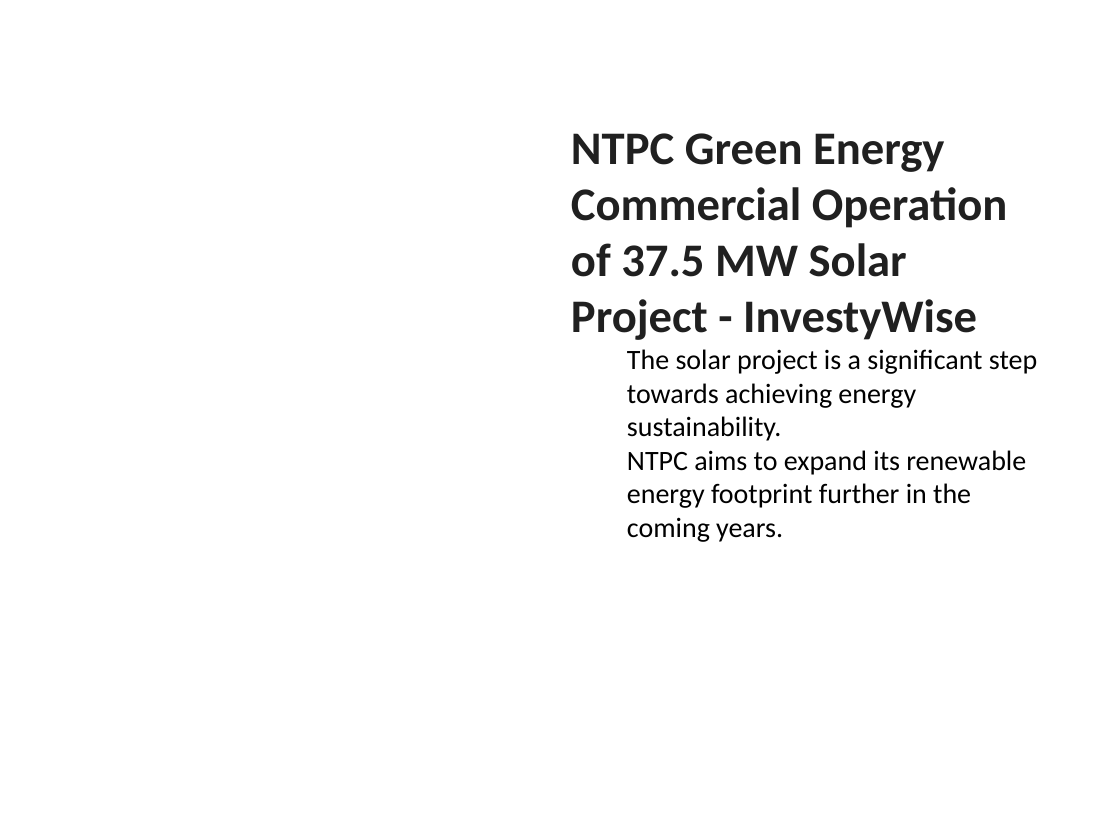
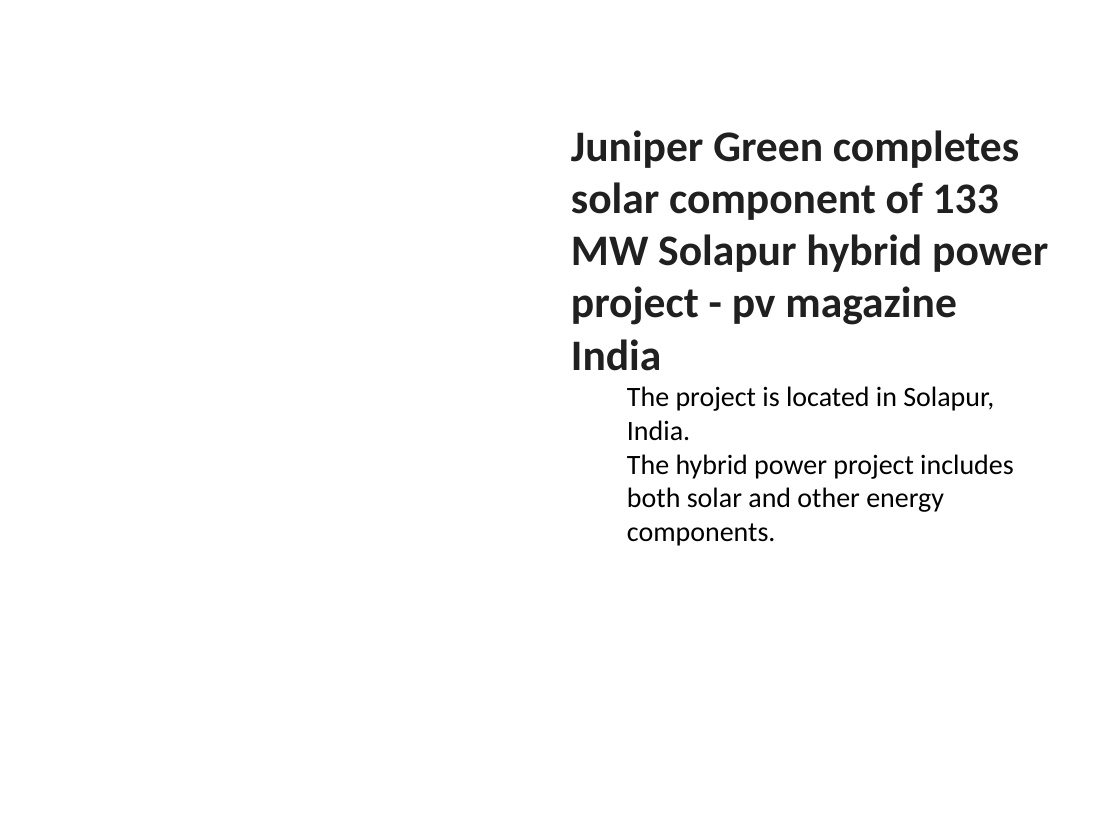
Before and after one commit to gauravsiemens1988/Linkedin-AI-Agent_Personal, a slide deck: slide 2 of drafts/linkedin_carousel.pptx (slide 4 before the commit). Drawn at 1120x840 pixels with LibreOffice and Linux fonts; fonts in the diff are those of the drawing. Boxes give left, top, right and bottom in pixels: in the first picture for what was removed or moved away, otherwise in the second. Text is boxed around its words. In the diff, an @@ line names an element or a change of style, - is before the commit and + after.

```diff
--- a/drafts/linkedin_carousel.pptx
+++ b/drafts/linkedin_carousel.pptx
@@ text at (571, 130, 1048, 546): text changed @@
-NTPC Green Energy Commercial Operation of 37.5 MW Solar Project - InvestyWise
-  The solar project is a significant step towards achieving energy sustainability.
-  NTPC aims to expand its renewable energy footprint further in the coming years.
+Juniper Green completes solar component of 133 MW Solapur hybrid power project - pv magazine India
+  The project is located in Solapur, India.
+  The hybrid power project includes both solar and other energy components.
```
Also in this commit, not shown: 5 other slides changed, 1 other file.
